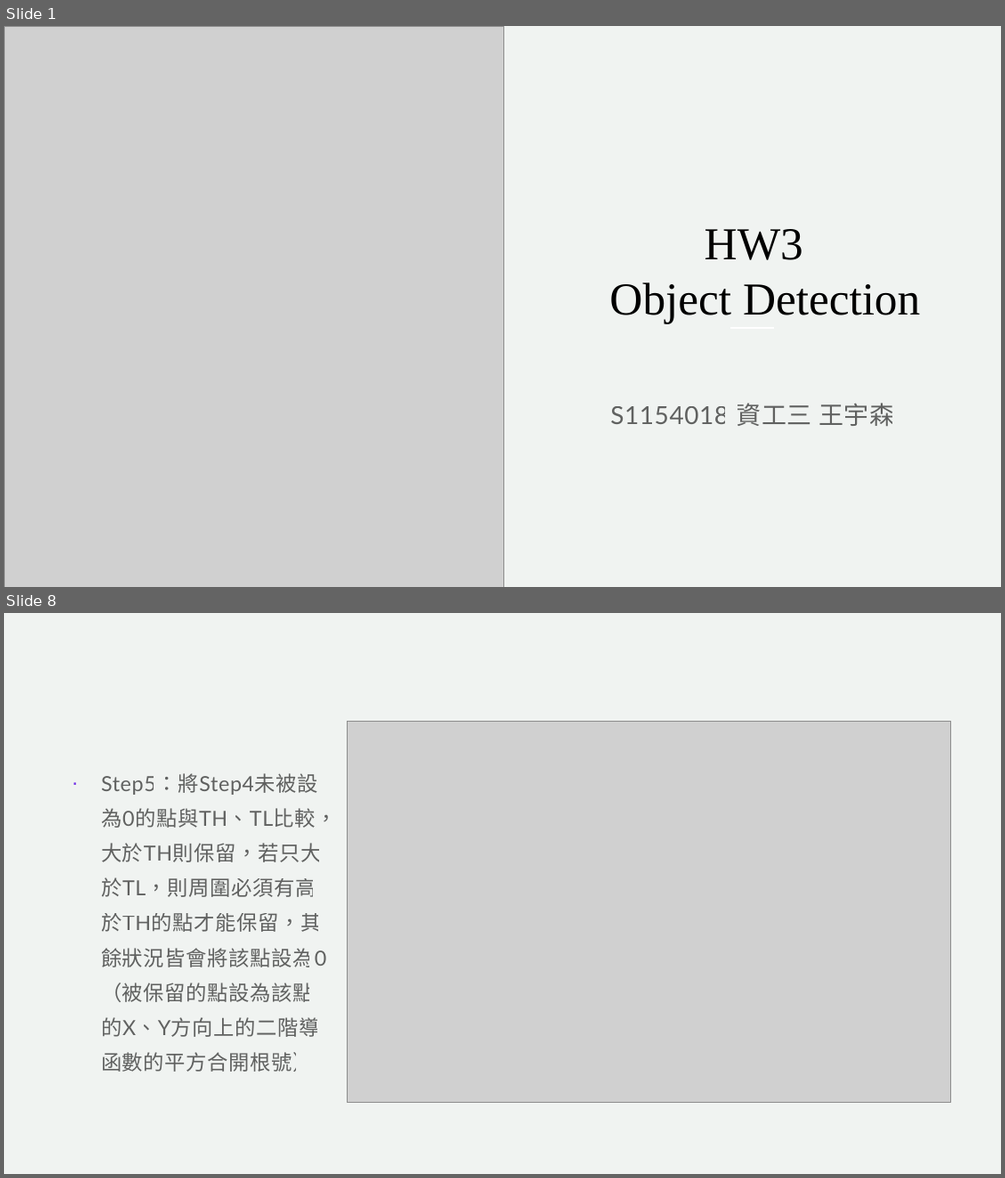
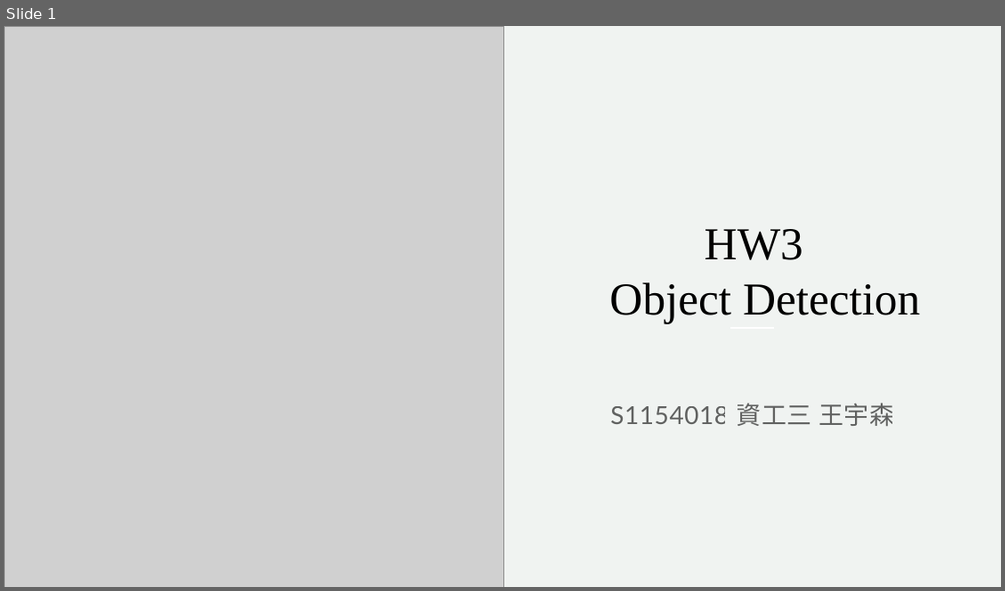
Before and after one commit to s102401002/ComputerVision2024, a slide deck: hw3/HW3_result.pptx. Shown one above the other, each under a label of ours: slides 1 and 8 before the commit, slide 1 after it; the slides between them are not shown. The pictures are 1005x1178 and 1005x591 pixels, drawn with LibreOffice and Linux fonts; fonts in the diff are those of the drawing; grey boxes stand for pictures. Boxes give left, top, right and bottom in pixels: in the first picture for what was removed or moved away, otherwise in the second. Text is boxed around its words. In the diff, an @@ line names an element or a change of style, - is before the commit and + after.

```diff
--- a/hw3/HW3_result.pptx
+++ b/hw3/HW3_result.pptx
@@ slide 8 removed at (4, 613, 1001, 1174), background #F0F3F1 @@
@@ picture removed at (348, 722, 951, 1102) @@
@@ text removed at (101, 773, 337, 1037) @@
-· Step5：將Step4未被設為0的點與TH、TL比較，大於TH則保留，若只大於TL，則周圍必須有高於TH的點才能保留，其餘狀況皆會將該點設為0（被保留的點設為該點的X、Y方向上的二階導函數的平方合開根號）
```
Also in this commit, not shown: 8 slides added, 14 other slides removed, 17 other files.
